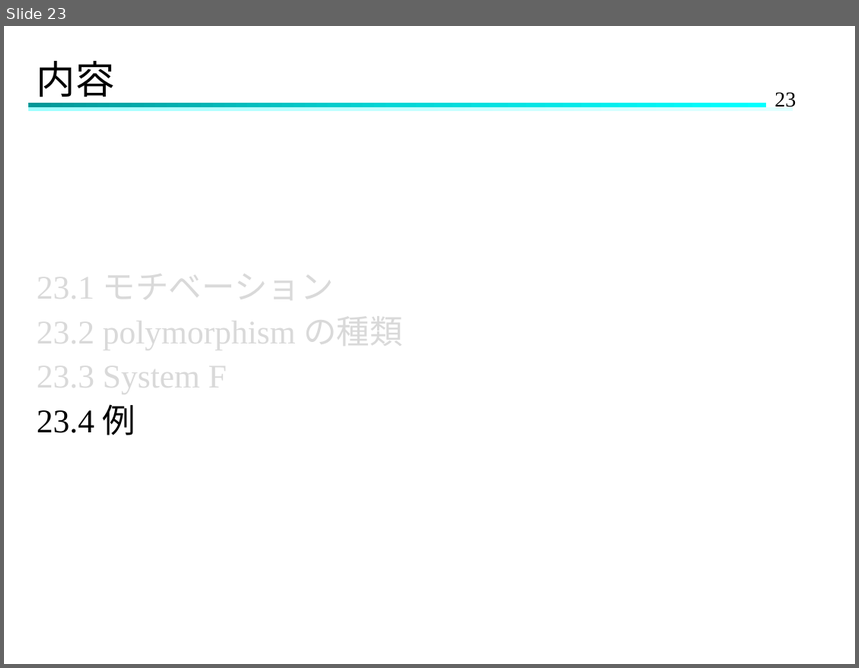
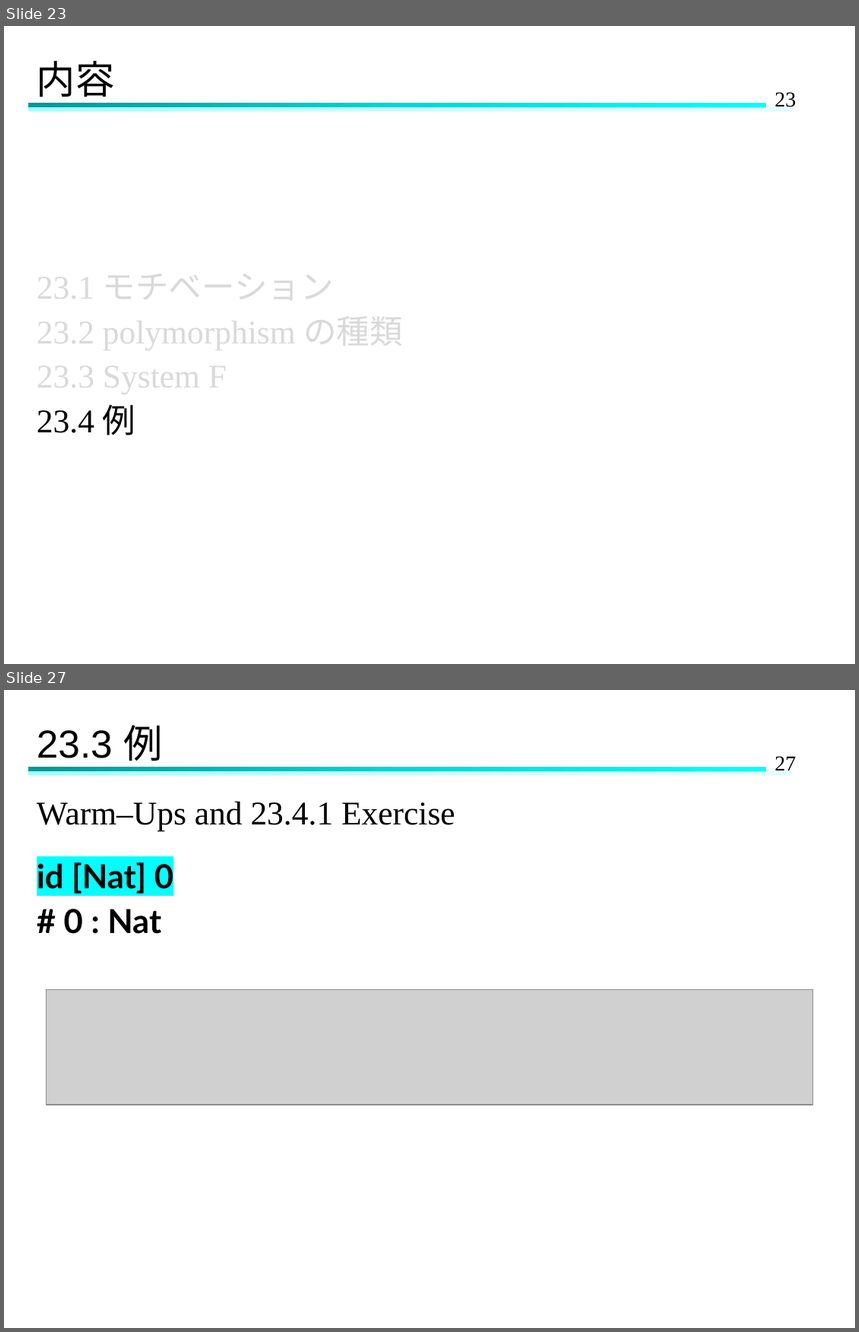
Before and after one commit to Hinata-Mikami/HinataMikami, a slide deck: 研究室関連/TAPL/TAPL-23.pptx. Shown one above the other, each under a label of ours: slide 23 before the commit, slides 23 and 27 after it; the slides between them are not shown. The pictures are 859x668 and 859x1332 pixels, drawn with LibreOffice and Linux fonts; fonts in the diff are those of the drawing; grey boxes stand for pictures. Boxes give left, top, right and bottom in pixels: in the first picture for what was removed or moved away, otherwise in the second. Text is boxed around its words. In the diff, an @@ line names an element or a change of style, - is before the commit and + after.

```diff
--- a/研究室関連/TAPL/TAPL-23.pptx
+++ b/研究室関連/TAPL/TAPL-23.pptx
@@ slide 27 added at box(4, 690, 855, 1328), background #FFFFFF; not listed: 3 template elements that a slide beside it also shows @@
@@ title added at box(37, 725, 162, 768), 33 pt, text #000000 @@
+23.3 例
@@ text added at box(37, 801, 455, 934), 28 pt, text #000000 @@
+Warm–Ups and 23.4.1 Exercise
+id [Nat] 0
+# 0 : Nat
@@ picture added at box(46, 990, 813, 1106) @@
```
Also in this commit, not shown: 4 slides changed, 15 other slides added.
